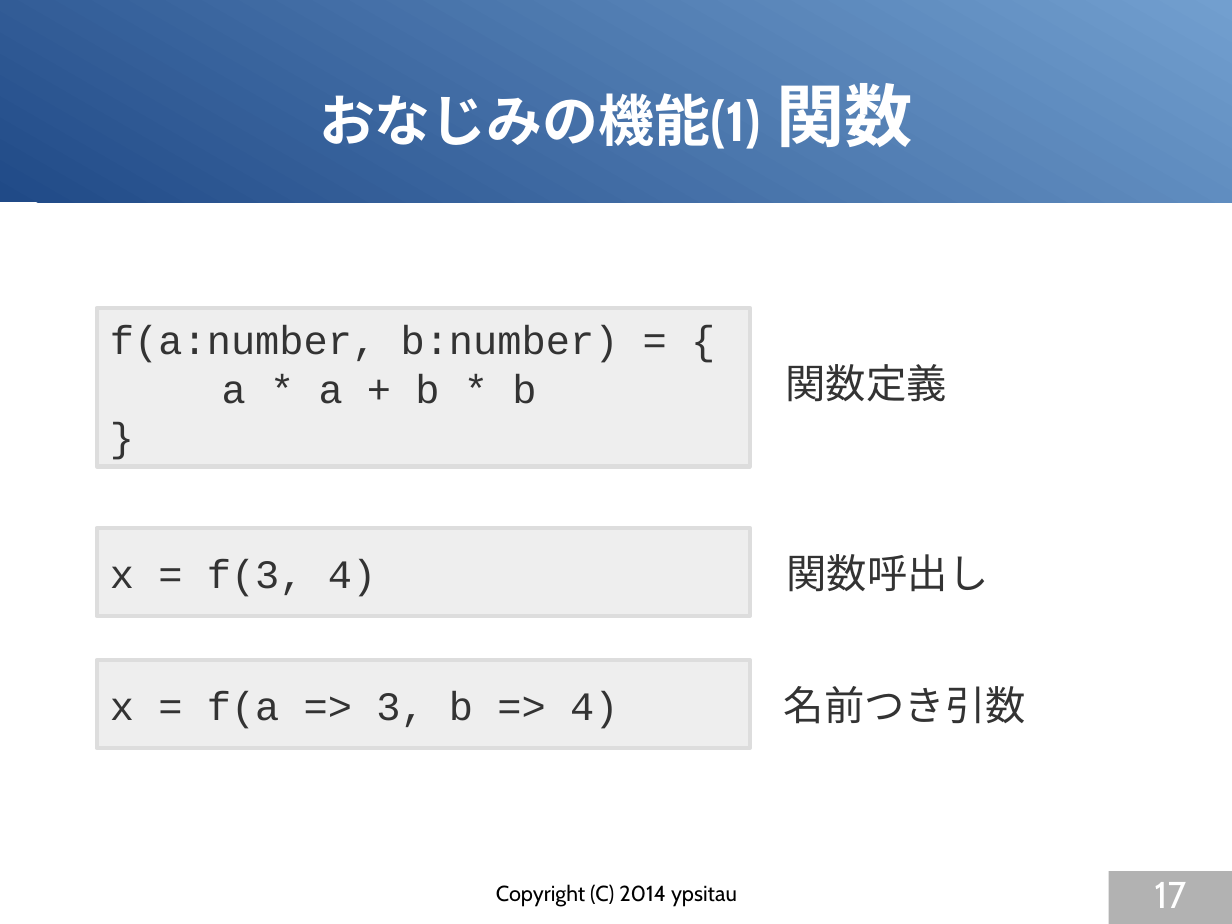
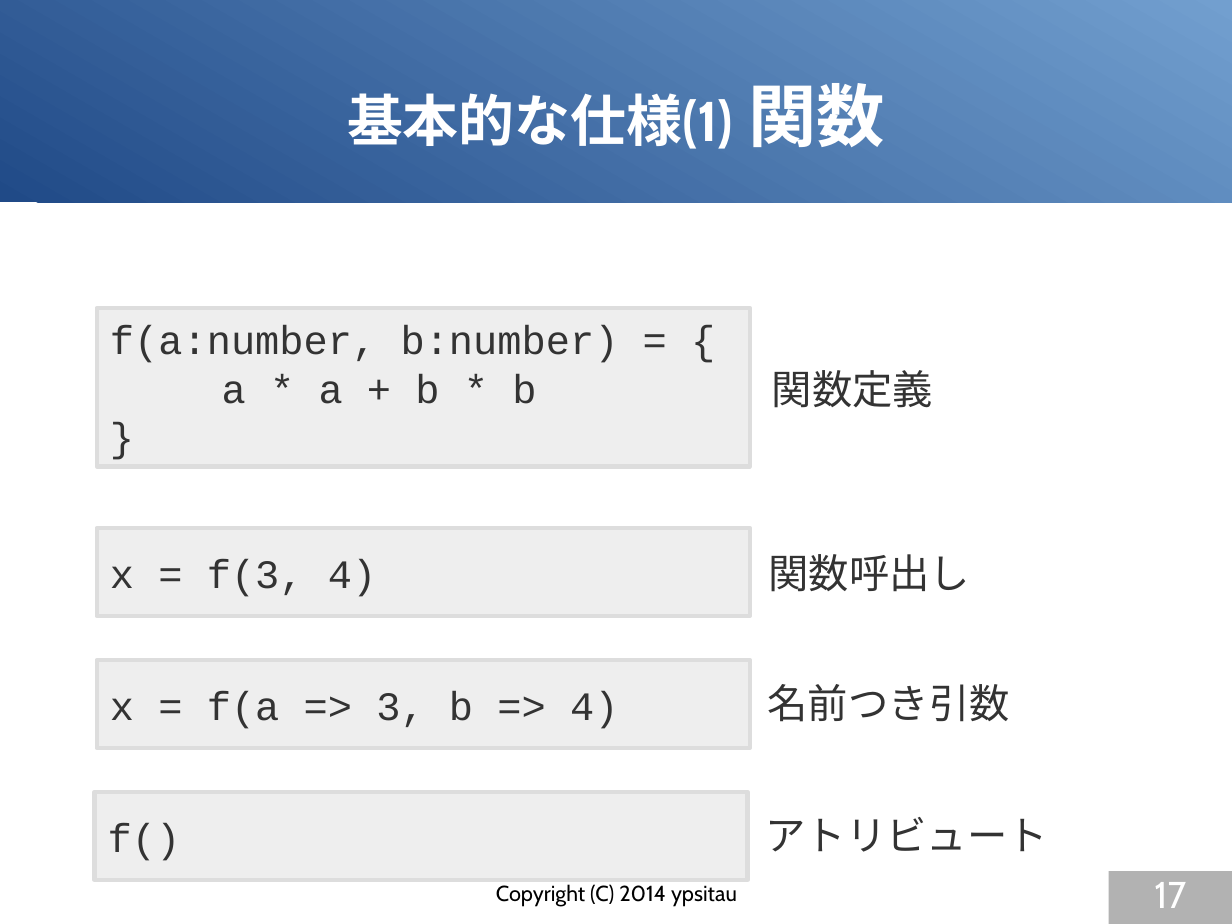
Before and after one commit to gura-lang/gura-doc, a slide deck: slide 17 of presentation/gura-introduction.odp. Drawn at 1232x924 pixels with LibreOffice and Linux fonts; fonts in the diff are those of the drawing. Boxes give left, top, right and bottom in pixels: in the first picture for what was removed or moved away, otherwise in the second. Text is boxed around its words. In the diff, an @@ line names an element or a change of style, - is before the commit and + after.

```diff
--- a/presentation/gura-introduction.odp
+++ b/presentation/gura-introduction.odp
@@ title at [347,83,885,149]: text changed @@
-おなじみの機能(1) 関数
+基本的な仕様(1) 関数
@@ text "関数定義": place and size @@
-text "関数定義" at [785,364,946,402]
+text "関数定義" at [772,370,933,408]
@@ text "関数呼出し": place and size @@
-text "関数呼出し" at [787,554,989,592]
+text "関数呼出し" at [768,554,970,592]
@@ text "名前つき引数": place and size @@
-text "名前つき引数" at [784,686,1026,724]
+text "名前つき引数" at [768,684,1010,722]
@@ rectangle added at [95,793,748,881], fill #EEEEEE, outline #DDDDDD 2.83 pt, 26 pt, text #333333 @@
+f()
@@ text added at [765,817,1048,852], 26 pt, text #333333 @@
+アトリビュート
```
Also in this commit, not shown: 16 other slides changed.
